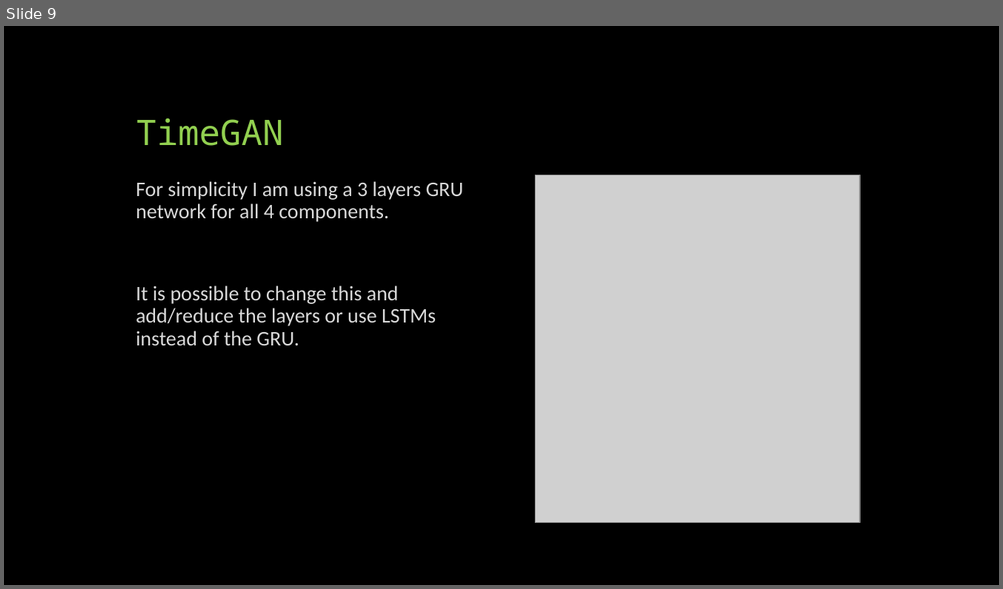
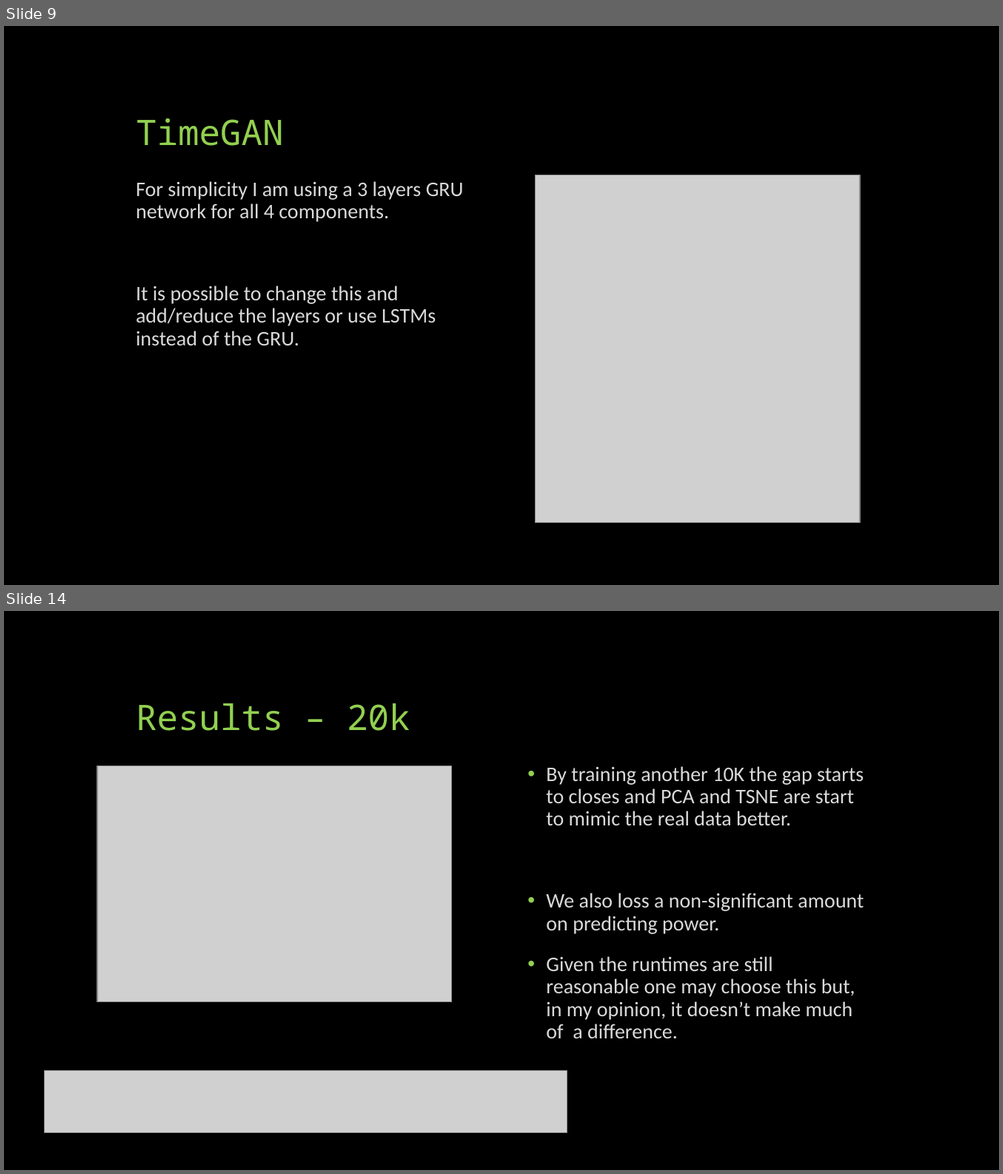
Before and after one commit to shsab/DL_Term_Project, a slide deck: presentation/Deep-Learning-Term-Project.pptx. Shown one above the other, each under a label of ours: slide 9 before the commit, slides 9 and 14 after it; the slides between them are not shown. The pictures are 1003x589 and 1003x1174 pixels, drawn with LibreOffice and Linux fonts; fonts in the diff are those of the drawing; grey boxes stand for pictures. Boxes give left, top, right and bottom in pixels: in the first picture for what was removed or moved away, otherwise in the second. Text is boxed around its words. In the diff, an @@ line names an element or a change of style, - is before the commit and + after.

```diff
--- a/presentation/Deep-Learning-Term-Project.pptx
+++ b/presentation/Deep-Learning-Term-Project.pptx
@@ slide 14 added at [4,611,999,1170], background #000000 @@
@@ title added at [136,703,410,731], 34 pt, text #92D050 @@
+Results – 20k
@@ picture added at [97,766,452,1002] @@
@@ text added at [546,766,863,1039], 20 pt, text #D9D9D9 @@
+• By training another 10K the gap starts to closes and PCA and TSNE are start to mimic the real data better.
+• We also loss a non-significant amount on predicting power.
+• Given the runtimes are still reasonable one may choose this but, in my opinion, it doesn’t make much of a difference.
@@ picture added at [44,1071,566,1133] @@
```
Also in this commit, not shown: 8 other slides added.
